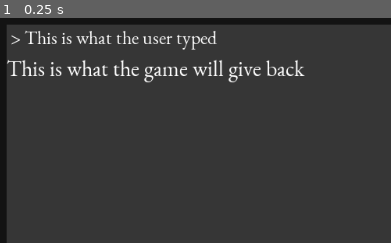
Above: before the commit, frame 1.
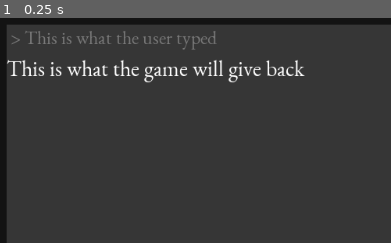
Above: after the commit, the same moment.

Repository: philipuriarte/Godot-Retro-Text-Adventure-Tutorial
Game: Godot game, scene res://game.tscn
Two runs of this game, one before a commit and one after it. Both use one fixed random seed, a clock stepped at 60 frames per second and the inputs below.
Inputs:
- Up to frame 1 (0.25 s): no input
The pictures show only the part of the screen within x 0-50%, y 0-50%; the shares and areas given below are measured in that part.

The runs differ from the first frame. In frame 1, 1.0% of the frame differs, in the area x 2-56%, y 5-15%.

Commit message:
Update font color in InputHistory

Diff:
--- a/game.tscn
+++ b/game.tscn
@@ -67,6 +67,7 @@
 [node name="InputHistory" type="Label" parent="Background/MarginContainer/Rows/GameInfo/ScrollContainer/HistoryRows/InputResponse"]
 margin_right = 984.0
 margin_bottom = 33.0
+custom_colors/font_color = Color( 0.631373, 0.631373, 0.631373, 0.631373 )
 custom_fonts/font = ExtResource( 4 )
 text = " > This is what the user typed"
 
